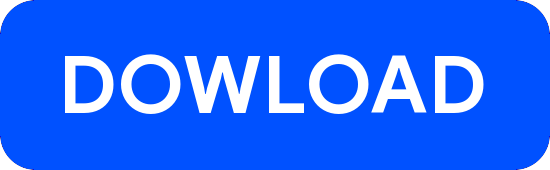
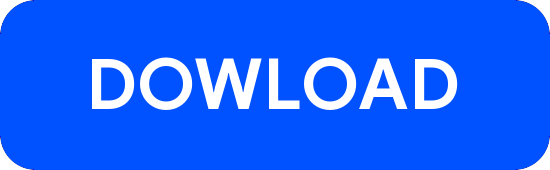
Two versions of the same layered image (550px x 170px). Layer-by-layer changes:
painted on "DOWLOAD" over bbox(65, 54, 484, 114)
